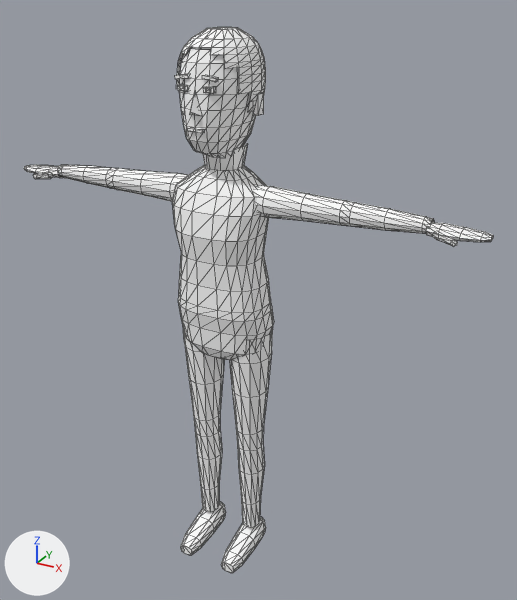
One commit to the glTF model public/models/mark.glb: the scene before it, then after it.
The view is the same before and after, from a 50 mm camera at (0.73, -1.181, 1.239) aimed at (0.055, 0.047, 0.625). Arrows for +X, +Y and +Z are at lower left; the lights stay in place. The older version comes first. Mesh edges are drawn as thin lines. Vertices at exactly the same position are counted once.

Script lines for the objects in view, before the commit:
```python
me_mark_body = bpy.data.meshes.new('mark-body')
me_mark_body.from_pydata(...)  # 1285 vertices, 2291 faces; spans x -0.524..0.524, y -0.105..0.099, z 0.0..1.169
me_mark_body.materials.append(mat_mark_mat)
ob_mark_body = bpy.data.objects.new('mark-body', me_mark_body)
ob_mark_body.location = (0.0, 0.0, 0.0)
```
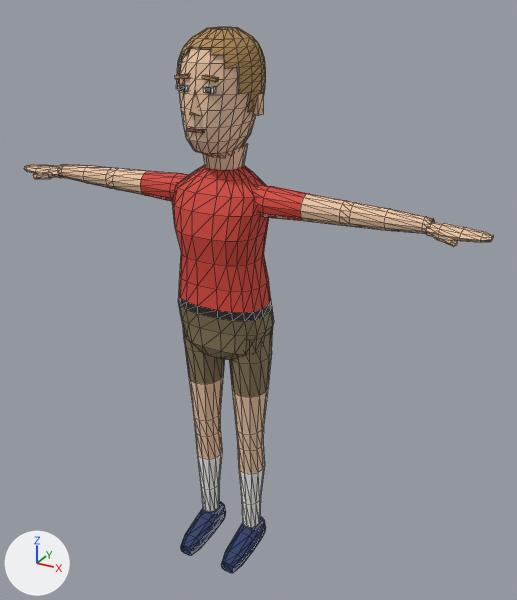
What differs and where, as boxes (x1, y1, x2, y2) in the pictures (517 x 600 px):
```json
{"part": 1, "of": "me_mark_body", "change": "recoloured", "before": [24, 47, 493, 527], "after": [24, 47, 493, 527]}
{"part": 2, "of": "me_mark_body", "change": "recoloured", "before": [140, 165, 308, 313], "after": [140, 165, 308, 313], "on screen": "white to red"}
{"part": 3, "of": "me_mark_body", "change": "recoloured", "before": [175, 27, 266, 112], "after": [175, 27, 266, 112], "on screen": "white to orange"}
{"part": 4, "of": "me_mark_body", "change": "recoloured", "before": [178, 128, 274, 397], "after": [178, 128, 274, 397], "on screen": "white to brown"}
{"part": 5, "of": "me_mark_body", "change": "recoloured", "before": [178, 85, 272, 573], "after": [178, 85, 272, 573]}
```

The change, as JSON lines over the scene's bpy script:
```json
{"block": "me_mark_body", "where": "me_mark_body.from_pydata(...)  # 1285 vertices, 2291 faces; spans x -0.524..0.524, y -0.105..0.099, z 0.0..1.169"}
{"block": "me_mark_body", "where": "# used by ob_mark_body; location = (0.0, 0.0, 0.0)"}
{"block": "me_mark_body", "change": "me_mark_body part 1: 1099 faces centred in x -0.524..0.524, y -0.092..0.091, z 0.086..1.164 are repainted in the vertex colours; the middle colour goes from white #ffffff to beige #efc8a6"}
{"block": "me_mark_body", "change": "me_mark_body part 2: 376 faces centred in x -0.158..0.158, y -0.077..0.064, z 0.655..0.912 are repainted in the vertex colours; the middle colour goes from white #ffffff to red #d8473b"}
{"block": "me_mark_body", "change": "me_mark_body part 3: 314 faces centred in x -0.076..0.076, y -0.084..0.097, z 1.034..1.169 are repainted in the vertex colours; the middle colour goes from white #ffffff to orange #b48c56"}
{"block": "me_mark_body", "change": "me_mark_body part 4: 246 faces centred in x -0.102..0.102, y -0.089..0.073, z 0.461..1.003 are repainted in the vertex colours; the middle colour goes from white #ffffff to brown #8b7a5a"}
{"block": "me_mark_body", "change": "me_mark_body part 5: 256 faces centred in x -0.1..0.1, y -0.105..0.067, z 0.0..1.076 are repainted in the vertex colours; the middle colour goes from white #ffffff to dark blue #2a3b6a"}
```
